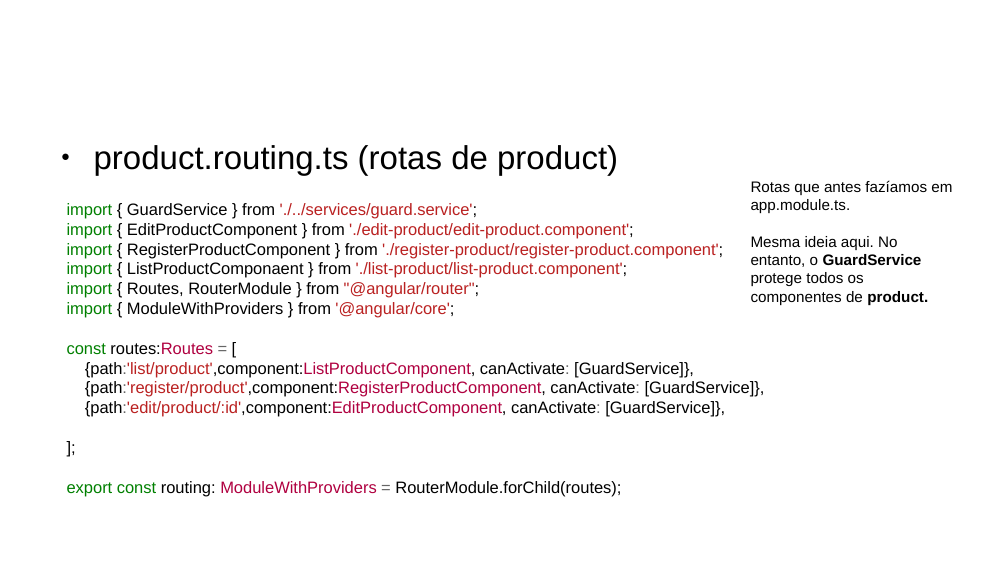
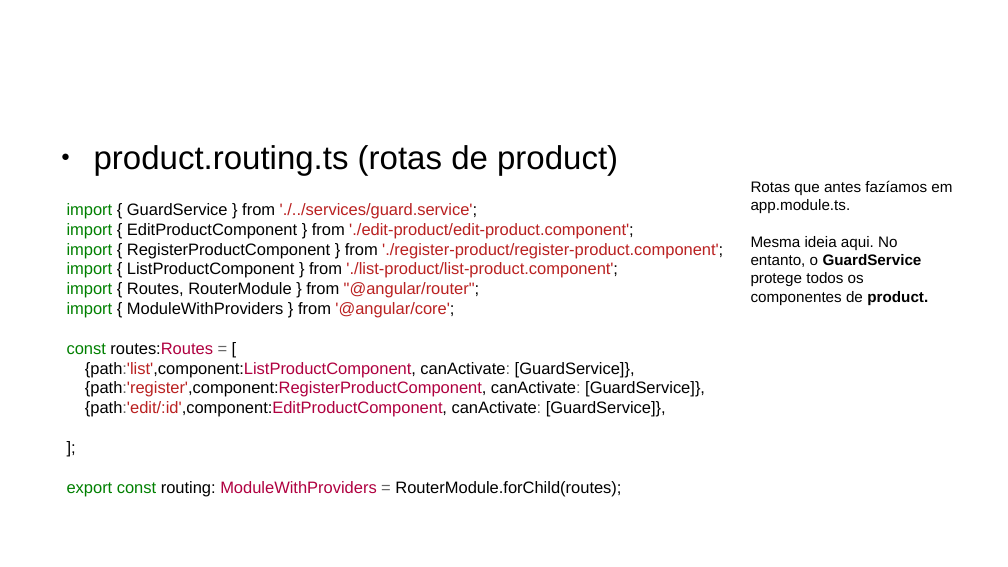
Before and after one commit to CCastro01/PIW-2019_1, a slide deck: slide 10 of SLIDES/14 - Refatoração do Projeto CRUD.odp. Drawn at 1008x567 pixels with LibreOffice and Linux fonts; fonts in the diff are those of the drawing; background and template pictures are left out. Boxes give left, top, right and bottom in pixels: in the first picture for what was removed or moved away, otherwise in the second. Text is boxed around its words. In the diff, an @@ line names an element or a change of style, - is before the commit and + after.

```diff
--- a/SLIDES/14 - Refatoração do Projeto CRUD.odp
+++ b/SLIDES/14 - Refatoração do Projeto CRUD.odp
@@ text at (x1=67, y1=262, x2=618, y2=278): text changed @@
-import { ListProductComponaent } from './list-product/list-product.component';
+import { ListProductComponent } from './list-product/list-product.component';
@@ text at (x1=85, y1=362, x2=705, y2=417): text changed @@
-{path:'list/product',component:ListProductComponent, canActivate: [GuardService]},
-{path:'register/product',component:RegisterProductComponent, canActivate: [GuardService]},
-{path:'edit/product/:id',component:EditProductComponent, canActivate: [GuardService]},
+{path:'list',component:ListProductComponent, canActivate: [GuardService]},
+{path:'register',component:RegisterProductComponent, canActivate: [GuardService]},
+{path:'edit/:id',component:EditProductComponent, canActivate: [GuardService]},
```
Also in this commit, not shown: 6 other slides changed, 2 slides removed, 12 other files.
